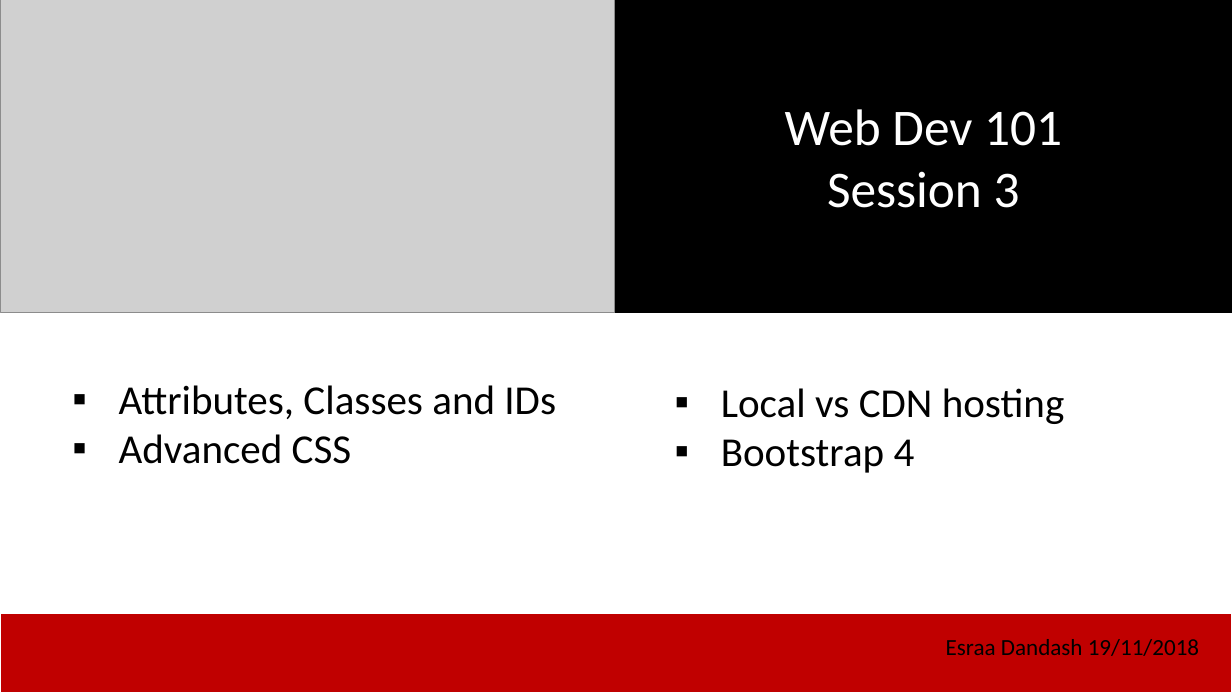
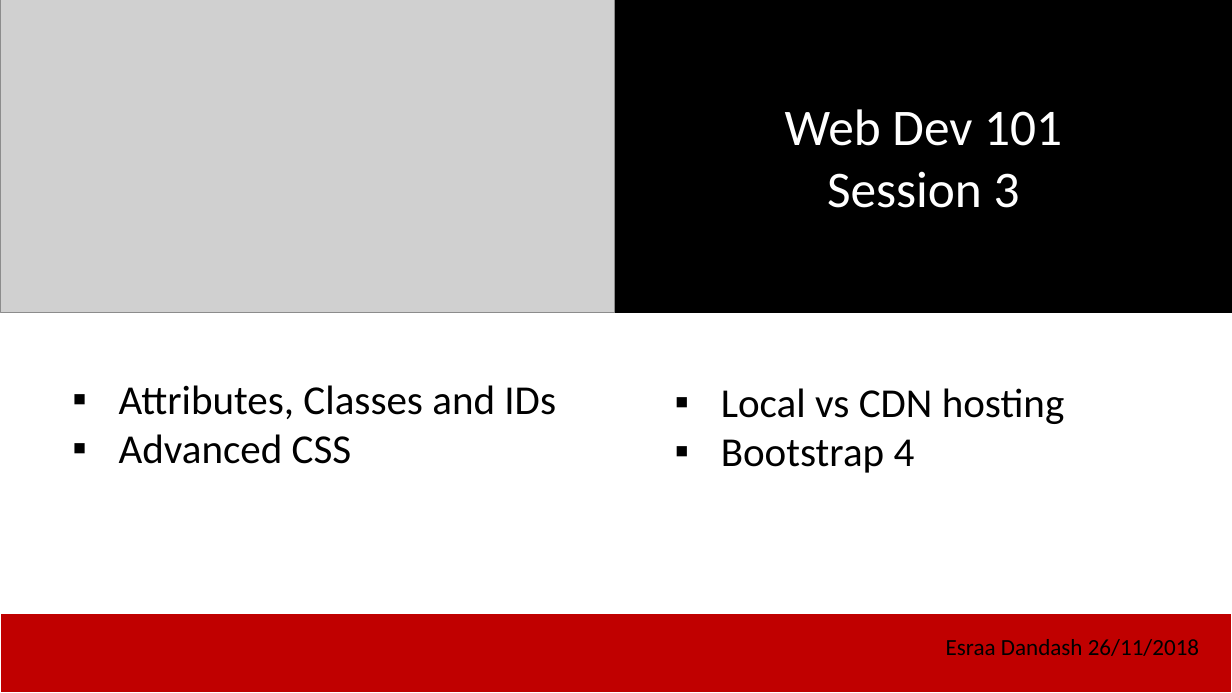
Before and after one commit to eydandash/CityTechSoc-WebDev-101, a slide deck: slide 1 of Session 3/Pres3.pptx. Drawn at 1232x693 pixels with LibreOffice and Linux fonts; fonts in the diff are those of the drawing; grey boxes stand for pictures. Boxes give left, top, right and bottom in pixels: in the first picture for what was removed or moved away, otherwise in the second. Text is boxed around its words. In the diff, an @@ line names an element or a change of style, - is before the commit and + after.

```diff
--- a/Session 3/Pres3.pptx
+++ b/Session 3/Pres3.pptx
@@ text at <box>946,639,1199,656</box>: text changed @@
-Esraa Dandash 19/11/2018
+Esraa Dandash 26/11/2018
```
Also in this commit, not shown: 1 other slide changed, 2 other files.
